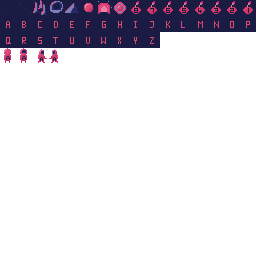
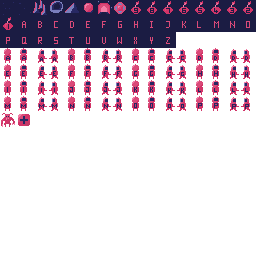
Layer changes from the first 256px x 256px image to the second:
painted on "Tiles" over <box>1,8,250,127</box>
